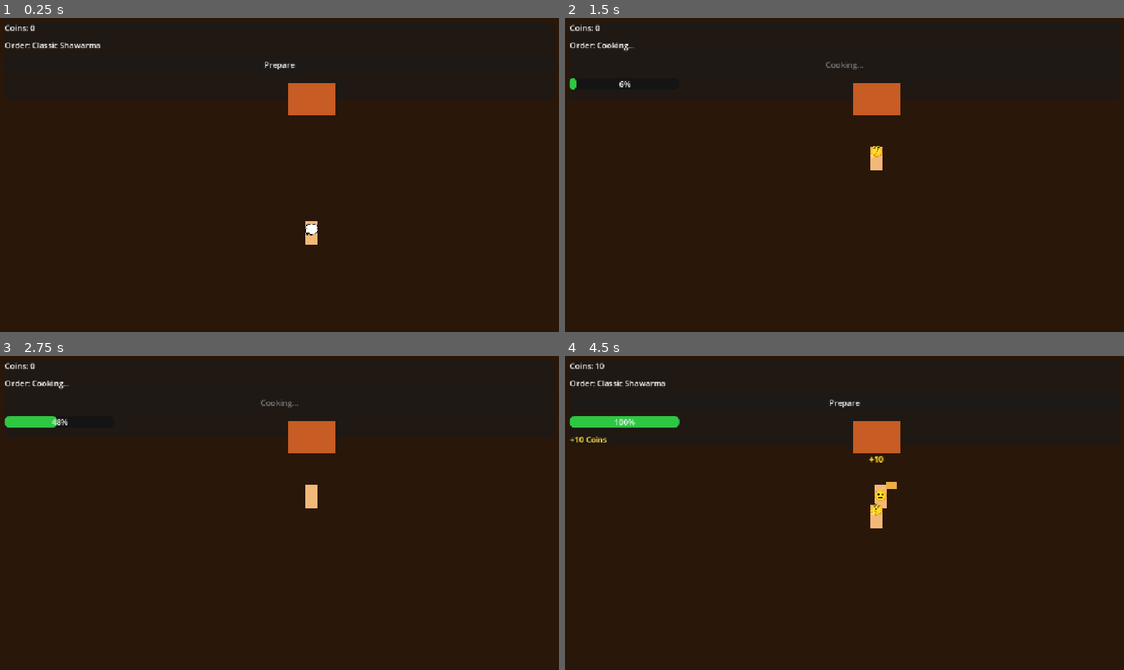
Above: before the commit, frames 1-4 (two rows, left to right).
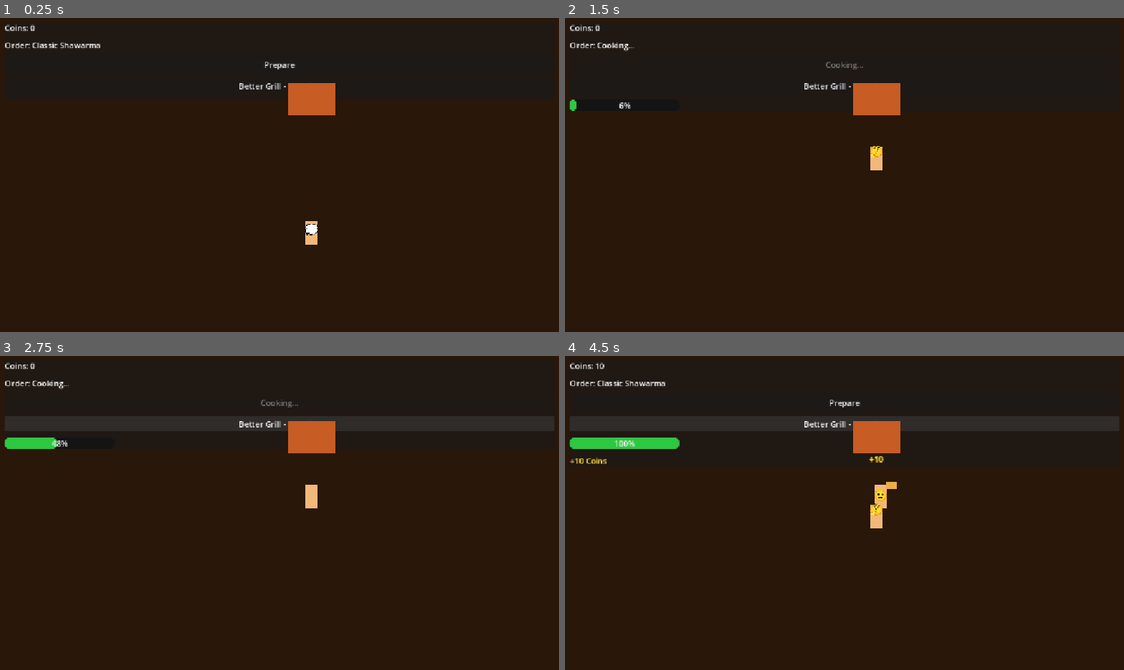
Above: after the commit, the same moments.

Repository: pyto159/ShawarmaEmpire
Game: Godot game, scene res://Scenes/Main.tscn
The game is run twice, just before and just after one commit, with the same random seed, the same clock (stepped at 60 frames per second) and the same inputs.
Inputs (mouse positions are in pixels of both pictures, inside the frame that each line leads up to):
- Up to frame 1 (0.25 s): no input
- Up to frame 2 (1.5 s): click (844, 87) at 0.5 s, where only the run after the commit has a clickable "Better Grill - 50 Coins"; click "Prepare" at 1.25 s
- Up to frame 3 (2.75 s): click (279, 425) at 2 s, where only the run after the commit has a clickable "Better Grill - 50 Coins"
- Up to frame 4 (4.5 s): click (844, 425) at 2.75 s, where only the run after the commit has a clickable "Better Grill - 50 Coins"

The runs differ from the first frame. In frame 1, 0.1% of the frame differs, in the area x 42-52%, y 20-23%; in frame 2, 0.3%; in frame 3, 1.2%; in frame 4, 1.6%, in the area x 0-56%, y 19-35%.

Commit message:
Add Better Grill upgrade

Diff:
--- a/shawarma-empire/Managers/GameManager.gd
+++ b/shawarma-empire/Managers/GameManager.gd
@@ -1,12 +1,18 @@
 extends Node
 
 signal currency_changed(coins: int, gems: int)
+signal upgrades_changed
 
 const STARTING_COINS: int = 0
 const STARTING_GEMS: int = 0
+const DEFAULT_COOKING_SPEED_MULTIPLIER: float = 1.0
+const SAVE_KEY_PURCHASED_UPGRADES: String = "purchased_upgrades"
+const BETTER_GRILL_UPGRADE: UpgradeData = preload("res://Resources/Upgrades/BetterGrill.tres")
 
 var coins: int = STARTING_COINS
 var gems: int = STARTING_GEMS
+var purchased_upgrade_ids: Array[StringName] = []
+var cooking_speed_multiplier: float = DEFAULT_COOKING_SPEED_MULTIPLIER
 
 
 func add_coins(amount: int) -> void:
@@ -14,6 +20,31 @@
 		return
 
 	set_currency(coins + amount, gems)
+
+
+func spend_coins(amount: int) -> bool:
+	if amount <= 0 or coins < amount:
+		return false
+
+	set_currency(coins - amount, gems)
+	return true
+
+
+func purchase_upgrade(upgrade: UpgradeData) -> bool:
+	if upgrade == null or has_upgrade(upgrade.id):
+		return false
+
+	if not spend_coins(upgrade.cost):
+		return false
+
+	purchased_upgrade_ids.append(upgrade.id)
+	cooking_speed_multiplier += upgrade.cooking_speed_multiplier_bonus
+	upgrades_changed.emit()
+	return true
+
+
+func has_upgrade(upgrade_id: StringName) -> bool:
+	return purchased_upgrade_ids.has(upgrade_id)
 
 
 func set_currency(new_coins: int, new_gems: int) -> void:
@@ -26,6 +57,7 @@
 	return {
 		"coins": coins,
 		"gems": gems,
+		SAVE_KEY_PURCHASED_UPGRADES: _get_purchased_upgrade_save_ids(),
 	}
 
 
@@ -33,3 +65,39 @@
 	var saved_coins: int = int(save_data.get("coins", STARTING_COINS))
 	var saved_gems: int = int(save_data.get("gems", STARTING_GEMS))
 	set_currency(saved_coins, saved_gems)
+	_apply_purchased_upgrade_save_ids(save_data.get(SAVE_KEY_PURCHASED_UPGRADES, []))
+
+
+func _get_purchased_upgrade_save_ids() -> Array[String]:
+	var save_ids: Array[String] = []
+	for upgrade_id: StringName in purchased_upgrade_ids:
+		save_ids.append(String(upgrade_id))
+
+	return save_ids
+
+
+func _apply_purchased_upgrade_save_ids(saved_upgrade_ids: Variant) -> void:
+	purchased_upgrade_ids.clear()
+	cooking_speed_multiplier = DEFAULT_COOKING_SPEED_MULTIPLIER
+	if not saved_upgrade_ids is Array:
+		upgrades_changed.emit()
+		return
+
+	for saved_upgrade_id: Variant in saved_upgrade_ids:
+		var upgrade_id: StringName = StringName(str(saved_upgrade_id))
+		if upgrade_id.is_empty() or purchased_upgrade_ids.has(upgrade_id):
+			continue
+
+		purchased_upgrade_ids.append(upgrade_id)
+		var upgrade: UpgradeData = _get_upgrade_data(upgrade_id)
+		if upgrade != null:
+			cooking_speed_multiplier += upgrade.cooking_speed_multiplier_bonus
+
+	upgrades_changed.emit()
+
+
+func _get_upgrade_data(upgrade_id: StringName) -> UpgradeData:
+	if upgrade_id == BETTER_GRILL_UPGRADE.id:
+		return BETTER_GRILL_UPGRADE
+
+	return null
--- /dev/null
+++ b/shawarma-empire/Resources/Upgrades/BetterGrill.tres
@@ -0,0 +1,10 @@
+[gd_resource type="Resource" script_class="UpgradeData" load_steps=2 format=3 uid="uid://bettergrillupgrade"]
+
+[ext_resource type="Script" path="res://Scripts/Upgrades/UpgradeData.gd" id="1_upgrade_data"]
+
+[resource]
+script = ExtResource("1_upgrade_data")
+id = &"better_grill"
+display_name = "Better Grill"
+cost = 50
+cooking_speed_multiplier_bonus = 0.1
--- a/shawarma-empire/Scenes/UI/GameHUD.tscn
+++ b/shawarma-empire/Scenes/UI/GameHUD.tscn
@@ -34,6 +34,11 @@
 layout_mode = 2
 text = "Prepare"
 
+[node name="UpgradeButton" type="Button" parent="Panel/Content"]
+unique_name_in_owner = true
+layout_mode = 2
+text = "Better Grill - 50 Coins"
+
 [node name="CookingProgressBar" parent="Panel/Content" instance=ExtResource("2_cooking_progress_bar")]
 unique_name_in_owner = true
 layout_mode = 2
--- a/shawarma-empire/Scripts/Stand/CookingStand.gd
+++ b/shawarma-empire/Scripts/Stand/CookingStand.gd
@@ -3,6 +3,17 @@
 
 var accepted_order: Order
 var completed_order: Order
+
+
+func _ready() -> void:
+	_apply_cooking_speed_multiplier()
+	if not GameManager.upgrades_changed.is_connected(_on_upgrades_changed):
+		GameManager.upgrades_changed.connect(_on_upgrades_changed)
+
+
+func _exit_tree() -> void:
+	if GameManager.upgrades_changed.is_connected(_on_upgrades_changed):
+		GameManager.upgrades_changed.disconnect(_on_upgrades_changed)
 
 
 func accept_order(order: Order) -> bool:
@@ -72,3 +83,11 @@
 	completed_order = order
 	cooking_completed.emit(completed_order)
 	return true
+
+
+func _apply_cooking_speed_multiplier() -> void:
+	cooking_speed_multiplier = GameManager.cooking_speed_multiplier
+
+
+func _on_upgrades_changed() -> void:
+	_apply_cooking_speed_multiplier()
--- a/shawarma-empire/Scripts/UI/GameHUD.gd
+++ b/shawarma-empire/Scripts/UI/GameHUD.gd
@@ -13,12 +13,14 @@
 const COIN_FEEDBACK_PREFIX: String = "+"
 const COIN_FEEDBACK_SUFFIX: String = " Coins"
 const FEEDBACK_VISIBLE_SECONDS: float = 1.5
+const BETTER_GRILL_UPGRADE: UpgradeData = preload("res://Resources/Upgrades/BetterGrill.tres")
 
 @export var cooking_stand_path: NodePath
 @export var active_customer_path: NodePath
 @onready var coins_label: Label = %CoinsLabel
 @onready var order_label: Label = %OrderLabel
 @onready var prepare_button: Button = %PrepareButton
+@onready var upgrade_button: Button = %UpgradeButton
 @onready var coin_feedback_label: Label = %CoinFeedbackLabel
 @onready var coin_feedback_timer: Timer = %CoinFeedbackTimer
 @onready var cooking_progress_bar: CookingProgressBar = %CookingProgressBar
@@ -30,8 +32,10 @@
 
 func _ready() -> void:
 	prepare_button.pressed.connect(_on_prepare_button_pressed)
+	upgrade_button.pressed.connect(_on_upgrade_button_pressed)
 	coin_feedback_timer.timeout.connect(_on_coin_feedback_timer_timeout)
 	GameManager.currency_changed.connect(_on_currency_changed)
+	GameManager.upgrades_changed.connect(_on_upgrades_changed)
 	_resolve_configured_nodes()
 	_connect_cooking_stand_signals()
 	cooking_progress_bar.set_cooking_stand(_cooking_stand)
@@ -43,6 +47,8 @@
 	_disconnect_cooking_stand_signals()
 	if GameManager.currency_changed.is_connected(_on_currency_changed):
 		GameManager.currency_changed.disconnect(_on_currency_changed)
+	if GameManager.upgrades_changed.is_connected(_on_upgrades_changed):
+		GameManager.upgrades_changed.disconnect(_on_upgrades_changed)
 
 
 func set_active_customer(customer: Customer) -> void:
@@ -109,6 +115,8 @@
 	order_label.text = _get_order_text()
 	prepare_button.text = _get_prepare_button_text()
 	prepare_button.disabled = not _can_prepare_order()
+	upgrade_button.text = BETTER_GRILL_UPGRADE.get_button_text()
+	upgrade_button.disabled = GameManager.has_upgrade(BETTER_GRILL_UPGRADE.id)
 
 
 
@@ -156,6 +164,11 @@
 		_update_display()
 
 
+func _on_upgrade_button_pressed() -> void:
+	if GameManager.purchase_upgrade(BETTER_GRILL_UPGRADE):
+		_update_display()
+
+
 func _on_cooking_started(_order: Order) -> void:
 	_update_display()
 
@@ -170,5 +183,9 @@
 	_update_display()
 
 
+func _on_upgrades_changed() -> void:
+	_update_display()
+
+
 func _on_coin_feedback_timer_timeout() -> void:
 	coin_feedback_label.visible = false
--- /dev/null
+++ b/shawarma-empire/Scripts/Upgrades/UpgradeData.gd
@@ -0,0 +1,14 @@
+extends Resource
+class_name UpgradeData
+
+const DEFAULT_COST: int = 0
+const DEFAULT_COOKING_SPEED_MULTIPLIER_BONUS: float = 0.0
+
+@export var id: StringName
+@export var display_name: String = ""
+@export var cost: int = DEFAULT_COST
+@export var cooking_speed_multiplier_bonus: float = DEFAULT_COOKING_SPEED_MULTIPLIER_BONUS
+
+
+func get_button_text() -> String:
+	return "%s - %d Coins" % [display_name, cost]
Not shown, changed: Docs/TECHNICAL.md
